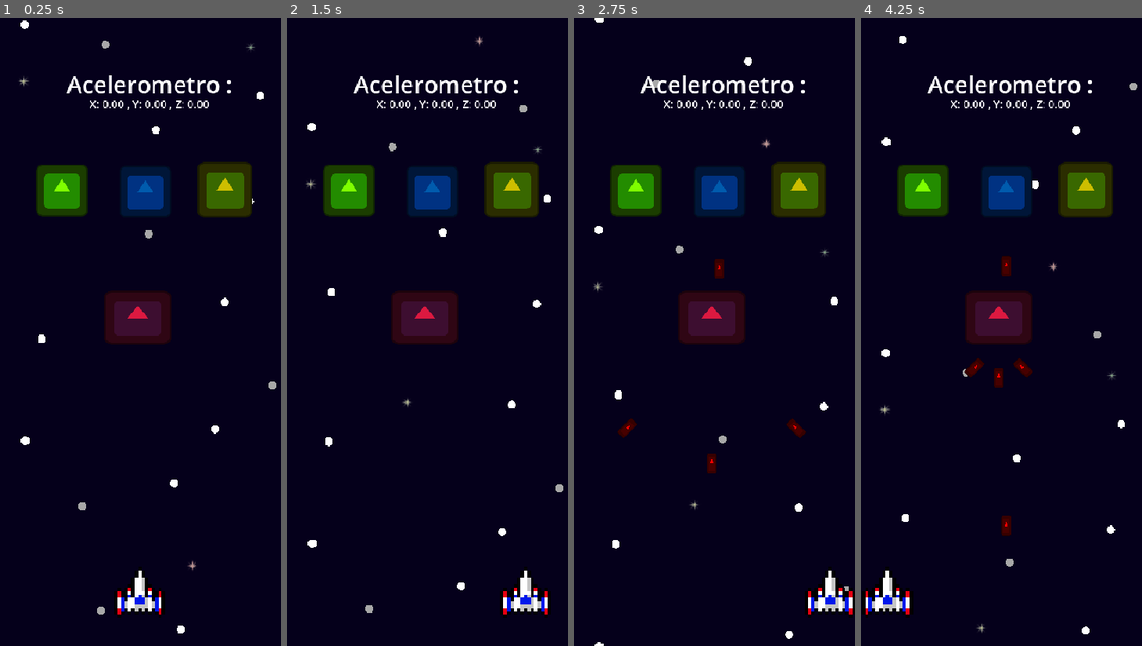
Above: before the commit, frames 1-4 (left to right).
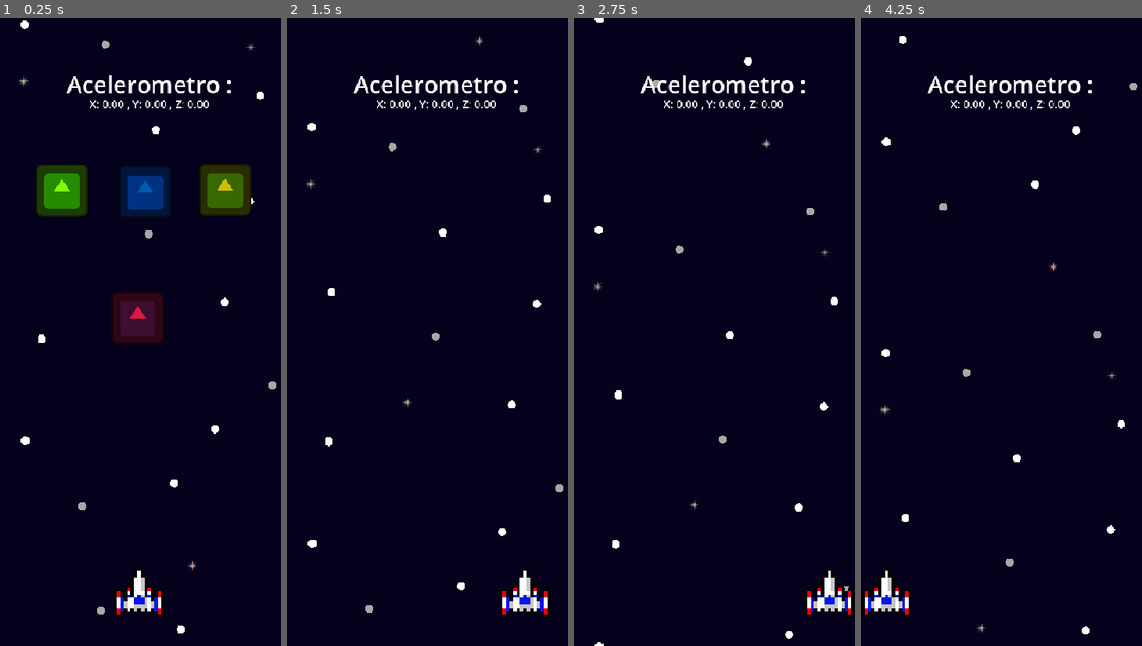
Above: after the commit, the same moments.

Repository: Juawo/space-shooter
Game: Godot game, scene res://scenes/game/gameWorld/game_world.tscn
The game is run twice, just before and just after one commit, with the same random seed, the same clock (stepped at 60 frames per second) and the same inputs. The engine's default icon, where the game draws it, is replaced by a stand-in: a white triangle on a blue panel in a dark square.
Inputs:
- Up to frame 1 (0.25 s): no input
- Up to frame 2 (1.5 s): tap Enter at 0.5 s; hold Right (ui_right) 0.53-1.28 s; hold Left (ui_left) from 1.28 s (still down)
- Up to frame 3 (2.75 s): release Left (ui_left) at 2.03 s; hold Right (ui_right) from 2.03 s (still down)
- Up to frame 4 (4.25 s): release Right (ui_right) at 3.53 s; hold Left (ui_left) from 3.53 s (still down)

The runs differ from the first frame. In frame 1, 1.0% of the frame differs, in the area x 37-90%, y 22-96%; in frame 2, 6.5%; in frame 3, 7.0%; in frame 4, 7.1%, in the area x 0-90%, y 22-96%.

Commit message:
Add enemies spawner and update enemy scenes; refactor enemy death logic

Diff:
--- a/scenes/game/enemies/enemie3/enemie_3.tscn
+++ b/scenes/game/enemies/enemie3/enemie_3.tscn
@@ -4,7 +4,6 @@
 [ext_resource type="Script" uid="uid://fwnjpldvbh66" path="res://scripts/game/enemies/enemie3/enemie_3.gd" id="2_63maj"]
 
 [node name="Enemie3" instance=ExtResource("1_y7crc")]
-scale = Vector2(5.3, 5.3)
 script = ExtResource("2_63maj")
 
 [node name="Sprite2D" parent="." index="0"]
--- a/scenes/game/enemies/enemie4/enemie_4.tscn
+++ b/scenes/game/enemies/enemie4/enemie_4.tscn
@@ -5,7 +5,6 @@
 [ext_resource type="PackedScene" uid="uid://becggl8acagft" path="res://scenes/game/enemies/enemie4/enemy_rotated_bullet.tscn" id="3_6v76c"]
 
 [node name="Enemie4" instance=ExtResource("1_lcv4k")]
-scale = Vector2(6.549974, 5.103491)
 script = ExtResource("2_6v76c")
 bullet_scene = ExtResource("3_6v76c")
 life = 3
--- /dev/null
+++ b/scenes/game/enemies/enemies-spawner/enemies_spawner.tscn
@@ -0,0 +1,10 @@
+[gd_scene load_steps=2 format=3 uid="uid://b6ldni36gxx0u"]
+
+[ext_resource type="Script" uid="uid://bpwpvdyifrkrn" path="res://scripts/game/enemies/enemies-spawner/enemies_spawner.gd" id="1_cibea"]
+
+[node name="EnemiesSpawner" type="Node2D"]
+script = ExtResource("1_cibea")
+
+[node name="EnemiesGrid" type="Node2D" parent="."]
+
+[node name="WaveWaitTimer" type="Timer" parent="."]
--- a/scenes/game/player/player.tscn
+++ b/scenes/game/player/player.tscn
@@ -18,7 +18,7 @@
 shape = SubResource("RectangleShape2D_1hecf")
 
 [node name="Sprite" type="Sprite2D" parent="."]
-position = Vector2(0.99999994, 0)
+position = Vector2(-5.9604645e-08, 0)
 scale = Vector2(5, 5)
 texture = ExtResource("1_apxxd")
 
--- a/scripts/game/enemies/enemie_base.gd
+++ b/scripts/game/enemies/enemie_base.gd
@@ -1,5 +1,6 @@
 extends Area2D
 
+signal enemy_died
 # TODO : Emitir score_value quando eliminado!
 
 @export var life := 1
@@ -54,7 +55,7 @@
 
 	# Espera as particulas encerrarem para liberar da memoria
 	await particle_die.finished
-
+	enemy_died.emit()
 	queue_free()
 
 func _on_area_entered(area: Area2D) -> void:
@@ -73,3 +74,7 @@
 # Caso o inimigo saia do range da tela, ele e eliminado, para evitar processamento desnecessario
 func _on_visible_on_screen_notifier_2d_screen_exited() -> void:
 	queue_free()
+
+func _input(event: InputEvent) -> void:
+	if event is InputEventKey:
+		die()
--- /dev/null
+++ b/scripts/game/enemies/enemies-spawner/enemies_spawner.gd
@@ -0,0 +1,82 @@
+extends Node2D
+
+# Enemies scenes
+var enemies: Array[PackedScene] = [
+	preload("res://scenes/game/enemies/enemie1/enemie_1.tscn"),
+	preload("res://scenes/game/enemies/enemie2/enemie_2.tscn"),
+	preload("res://scenes/game/enemies/enemie3/enemie_3.tscn"),
+	preload("res://scenes/game/enemies/enemie4/enemie_4.tscn")
+]
+
+@onready var enemies_grid: Node2D = $EnemiesGrid
+var current_wave : int = 1
+
+func _ready() -> void:
+	generate_grid(3,3)
+	randomize()
+
+func start_new_wave():
+	current_wave += 1
+	var cols = 3 + floor(current_wave / 2.0)
+	var rows = 2 + floor(current_wave / 3.0)
+
+	cols = clamp(cols,3,6)
+	rows = clamp(rows,2,5)
+
+	generate_grid(cols, rows)
+
+func generate_grid(collum_num : int, row_num : int):
+	for n in enemies_grid.get_children() :
+		n.queue_free()
+
+	var spacing_x = 80
+	var spacing_y = 80
+
+	#var grid_width = (collum_num - 1) * spacing_x
+
+	var start_x = 0 #(get_viewport_rect().size.x - grid_width) / 2
+	var start_y = 50
+
+	for row in range(row_num) :
+		for collum in range(collum_num):
+			var enemy = get_random_enemy().instantiate()
+			var pos_x = start_x + (collum * spacing_x + spacing_x)
+			var pos_y = start_y + (row * spacing_y)
+			enemy.position = Vector2(pos_x, pos_y)
+			enemies_grid.add_child(enemy)
+			enemy.connect("enemy_died", _on_enemy_killed)
+
+func get_random_enemy() -> PackedScene:
+	var roll = randi() % 100
+
+	# Waves multiplas de 5
+
+	if current_wave % 5 == 0:
+		if roll < 50 : return enemies[3]
+		if roll < 80 : return enemies[2]
+		return enemies[1]
+	if current_wave < 3 :
+		if roll < 85 : return enemies[0]
+		return enemies[1]
+	elif current_wave < 7 :
+		if roll < 60 : return enemies[0]
+		if roll < 90 : return enemies[1]
+		return enemies[2]
+	else:
+		if roll < 30: return enemies[0]
+		if roll < 60: return enemies[1]
+		if roll < 85: return enemies[2]
+		return enemies[3]
+
+func _on_enemy_killed():
+	# O sinal é emitido ANTES do queue_free terminar,
+	# então checamos se resta apenas 1 (o que está morrendo agora)
+	print("sinal emitido")
+	print(enemies_grid.get_child_count())
+
+	if enemies_grid.get_child_count() <= 1:
+		print(enemies_grid.get_child_count())
+		print("Wave finalizada!")
+		# Aguarda um tempinho para não brotar a próxima wave na cara do player
+		await get_tree().create_timer(1.5).timeout
+		start_new_wave()
Not shown, added: scripts/game/enemies/enemies-spawner/enemies_spawner.gd.uid
